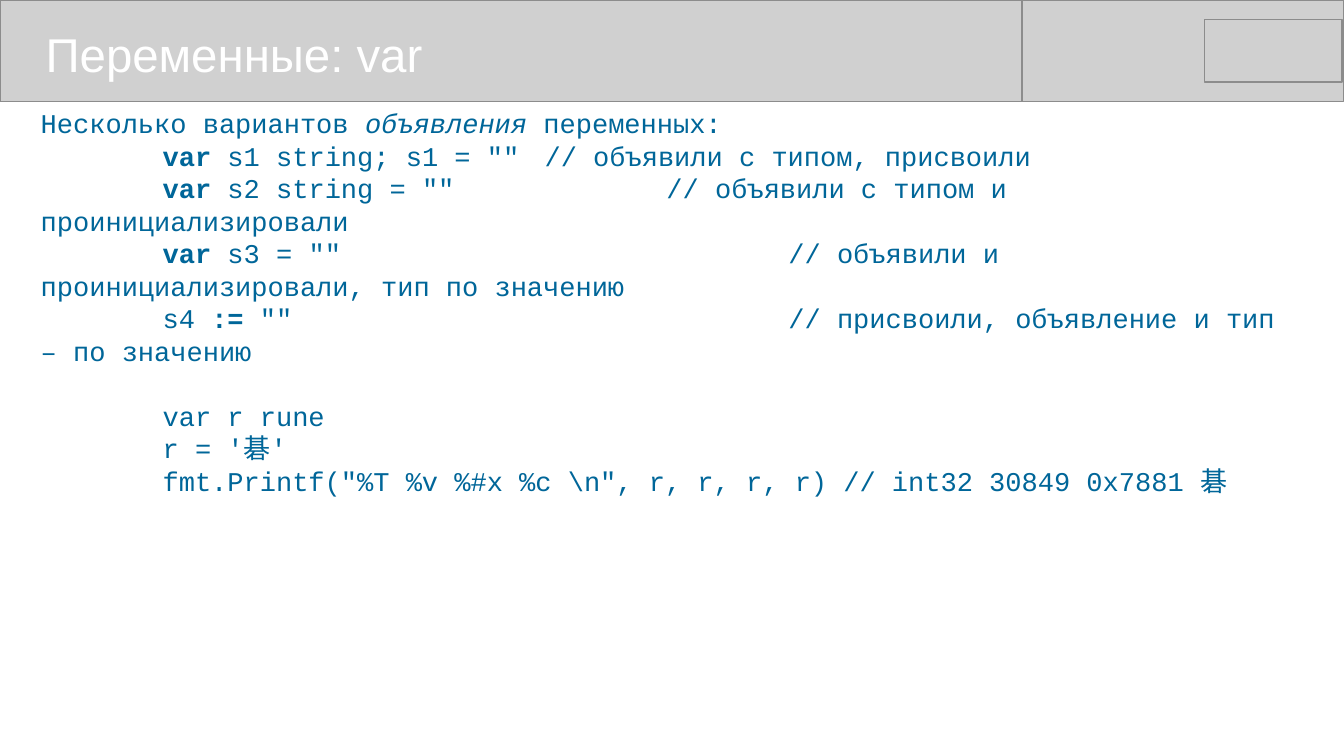
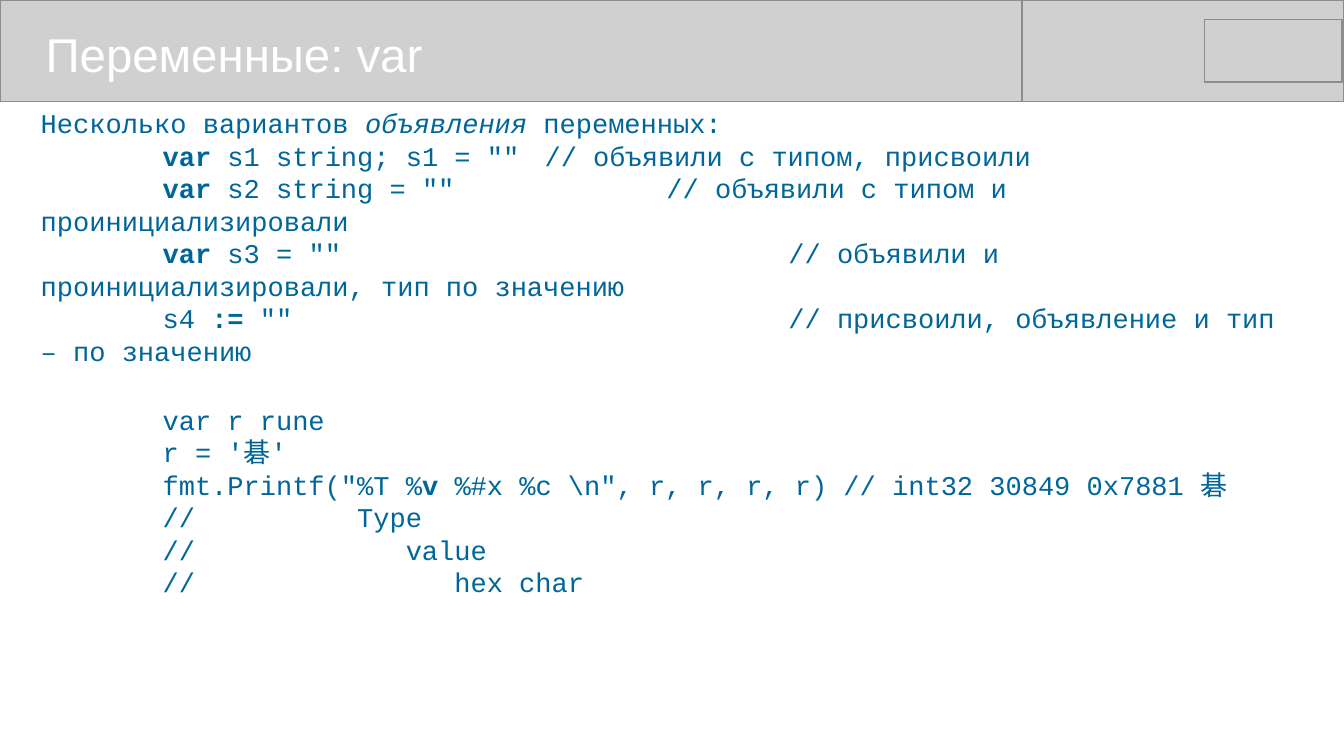
Before and after one commit to mike-shock/Go_language, a slide deck: slide 20 of Go_Intro.odp. Drawn at 1344x756 pixels with LibreOffice and Linux fonts; fonts in the diff are those of the drawing; grey boxes stand for pictures. Boxes give left, top, right and bottom in pixels: in the first picture for what was removed or moved away, otherwise in the second. Text is boxed around its words. In the diff, an @@ line names an element or a change of style, - is before the commit and + after.

```diff
--- a/Go_Intro.odp
+++ b/Go_Intro.odp
@@ text at [163,472,1228,501]: bold on in "%v" @@
@@ text at [357,509,584,593]: paragraphs added @@
+// Type
+// value
+// hex char
```
Also in this commit, not shown: 13 other slides changed.
